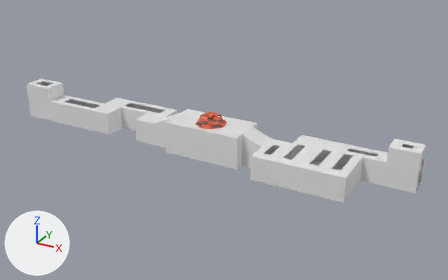
The FBX model Assets/Models/Props/Room2.fbx: old version first, new version second.
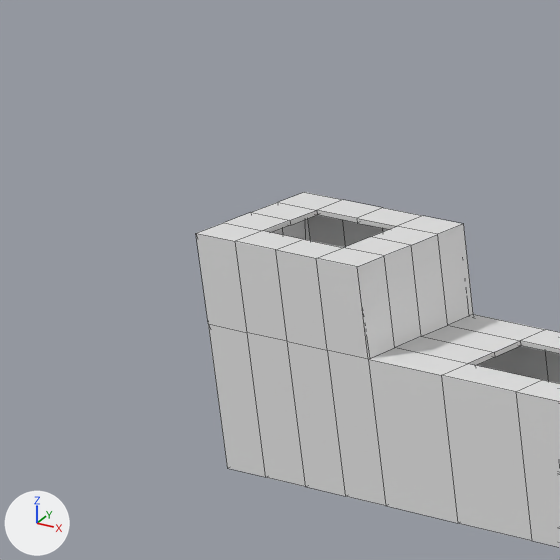
The first picture shows the older version from a 50 mm lens placed at (3.77, -6.11, 3.32), pointed at (0.29, 0.22, 0.16). The close-ups show both versions on the part from 0% to 17% of the width and 19% to 46% of the height of that picture; other places that the commit changed are outside them. Lighting does not change. The marker at lower left points along +X, +Y and +Z. The close-ups show mesh edges as thin lines. Where no turn or scale is listed for an object, it has been applied to the vertices.

The scene before the commit, as lines of its bpy script (objects in view):
```python
me_cube_005 = bpy.data.meshes.new('Cube.005')
me_cube_005.from_pydata(...)  # 364 vertices, 374 faces; spans x -2.75..-0.58, y -0.08..0.49, z 0.02..0.5
me_cube_005.materials.append(mat_material)  # white #e7e7e7
ob_cube_002 = bpy.data.objects.new('Cube.002', me_cube_005)
ob_cube_002.location = (0.0, 0.0, 0.0)
```
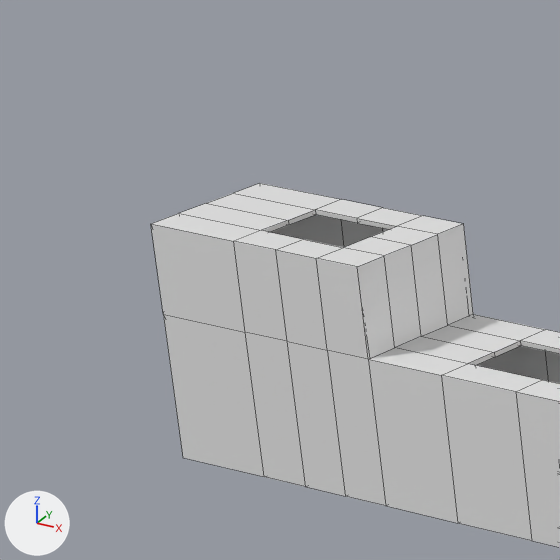
What the commit changed:
me_cube_005 has 364 vertices, 374 faces and spans x -2.75..-0.58, y -0.08..0.49, z 0.02..0.5.
me_cube_005 is used by ob_cube_002; location (0.0, 0.0, 0.0).
me_cube_005 part 1: all 48 vertices in x -2.75..-2.74, y -0.08..0.21, z 0.02..0.5 are moved by (-0.12, 0.0, 0.0).

Changed parts and their boxes (x1, y1, x2, y2) in the close-ups (560 x 560 px; the box of a moved part takes in the faces that stretch with it):
'Cube.002', reshaped: before (196, 192, 560, 547); after (151, 183, 560, 547)
part 1 of me_cube_005, moved or reshaped: before (196, 192, 346, 477); after (151, 183, 344, 477)
